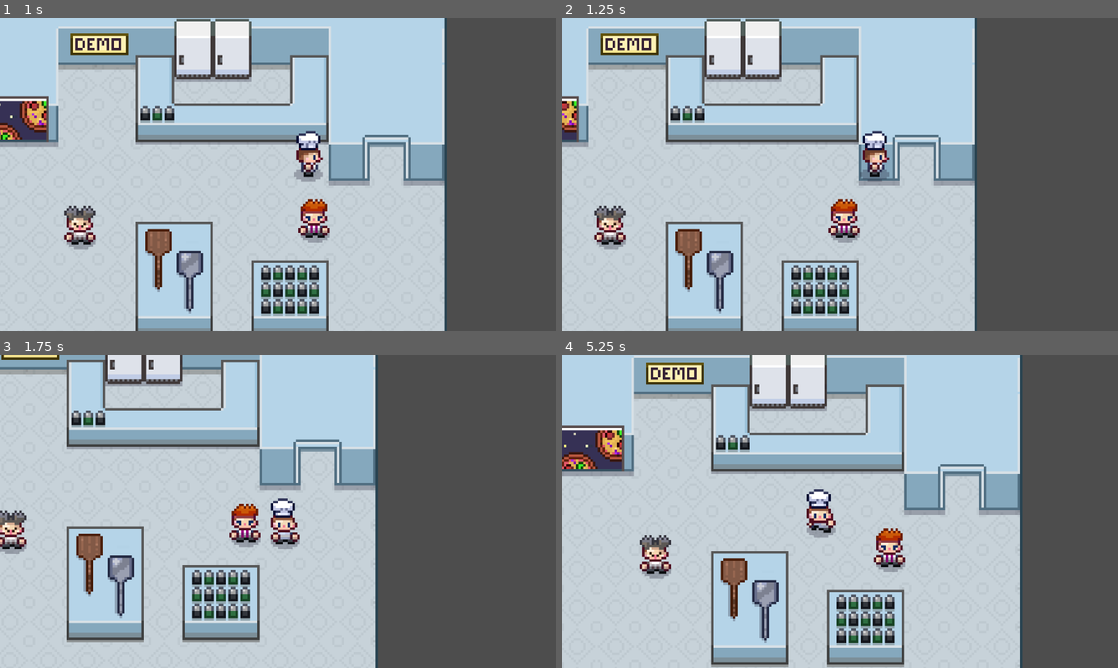
Above: before the commit, frames 1-4 (two rows, left to right).
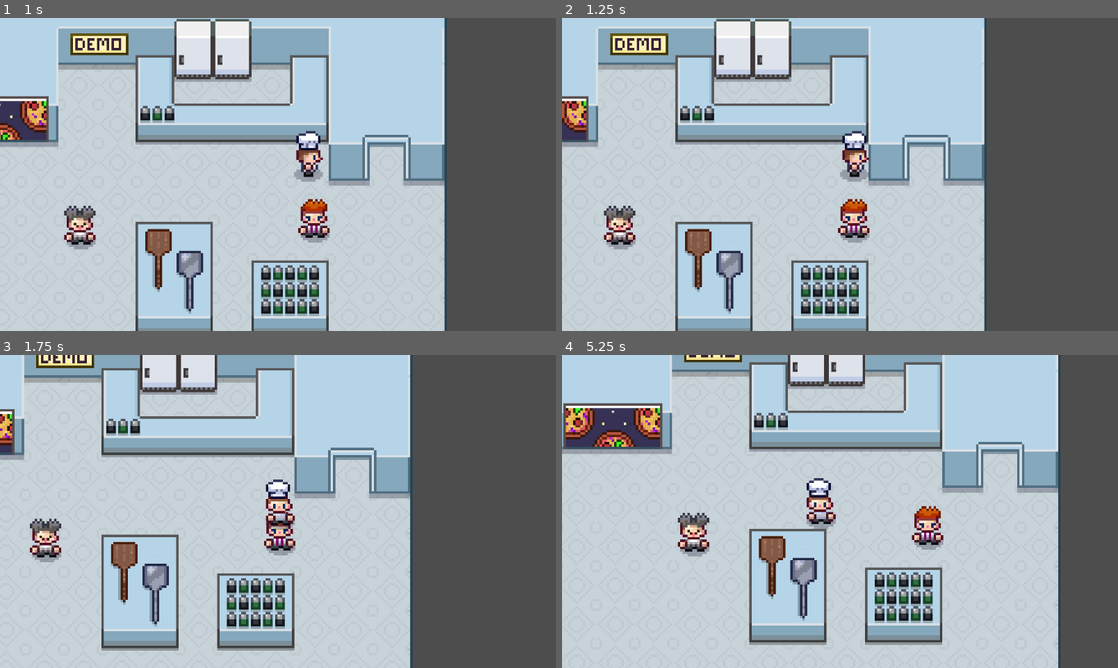
Above: after the commit, the same moments.

Repository: Stroomer/pizzalegends-godot
Game: Godot game, scene res://scenes/main.tscn
Two runs of this game, one before a commit and one after it. Both use one fixed random seed, a clock stepped at 60 frames per second and the inputs below.
Inputs:
- Up to frame 1 (1 s): tap Enter at 0.5 s; hold Right (ui_right) from 0.53 s (still down)
- Up to frame 2 (1.25 s): keep holding Right (ui_right)
- Up to frame 3 (1.75 s): release Right (ui_right) at 1.28 s; hold Down (ui_down) from 1.28 s (still down)
- Up to frame 4 (5.25 s): release Down (ui_down) at 2.03 s; hold Right (ui_right) 2.03-2.78 s; hold Up (ui_up) 2.78-3.53 s; hold Left (ui_left) 3.53-5.03 s; hold Down (ui_down) from 5.03 s (still down)

Frame 1 is identical in both runs. In frame 2, 15% of the frame differs, in the area x 0-77%, y 0-100%; in frame 3, 30%; in frame 4, 38%, in the area x 0-90%, y 0-100%.

Commit message:
add walls and collisions

Diff:
--- a/scenes/maps/map_DemoRoom.tscn
+++ b/scenes/maps/map_DemoRoom.tscn
@@ -3,6 +3,13 @@
 [ext_resource type="Texture2D" uid="uid://l4yubm178tbl" path="res://art/maps/DemoRoom1Lower.png" id="1_7kuol"]
 [ext_resource type="PackedScene" uid="uid://mjawnw6jbc50" path="res://scenes/objects/person/person.tscn" id="2_0cc7r"]
 [ext_resource type="PackedScene" uid="uid://bh4jqiyurpx3n" path="res://scenes/objects/hero_spawn/hero_spawn.tscn" id="3_kjlgt"]
+[ext_resource type="Texture2D" uid="uid://tqhbkn4h1per" path="res://art/maps/Map_DemoUpper.png" id="4_2woeh"]
+
+[sub_resource type="RectangleShape2D" id="RectangleShape2D_txmqm"]
+size = Vector2(160, 155)
+
+[sub_resource type="RectangleShape2D" id="RectangleShape2D_2woeh"]
+size = Vector2(160, 235)
 
 [node name="map_DemoRoom" type="Node2D" unique_id=1452930331]
 
@@ -23,3 +30,26 @@
 
 [node name="hero_spawn" parent="." unique_id=1621964506 instance=ExtResource("3_kjlgt")]
 position = Vector2(708, 547)
+
+[node name="upper_Sprite" type="Sprite2D" parent="." unique_id=1289182123]
+scale = Vector2(5, 5)
+texture = ExtResource("4_2woeh")
+centered = false
+
+[node name="walls" type="StaticBody2D" parent="." unique_id=1176357281]
+visible = false
+metadata/_edit_lock_ = true
+
+[node name="CollisionShape2D" type="CollisionShape2D" parent="walls" unique_id=1343577013]
+position = Vector2(800, 802.5)
+shape = SubResource("RectangleShape2D_txmqm")
+metadata/_edit_lock_ = true
+
+[node name="CollisionShape2D2" type="CollisionShape2D" parent="walls" unique_id=634217495]
+position = Vector2(560, 762.5)
+shape = SubResource("RectangleShape2D_2woeh")
+metadata/_edit_lock_ = true
+
+[node name="CollisionPolygon2D" type="CollisionPolygon2D" parent="walls" unique_id=1200182179]
+polygon = PackedVector2Array(78, 967, 80, 476, 320, 478, 320, 322, 479, 322, 483, 472, 872, 476, 879, 559, 961, 559, 959, 472, 1040, 474, 1040, 559, 1121, 558, 1120, 118, 57, 116, 50, 968)
+metadata/_edit_lock_ = true
